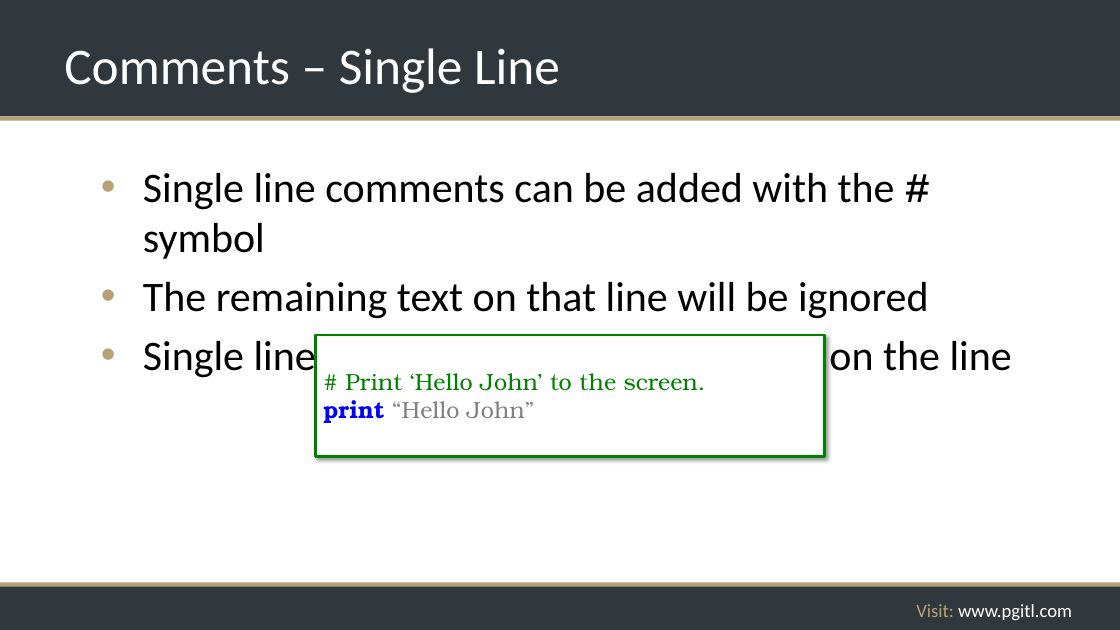
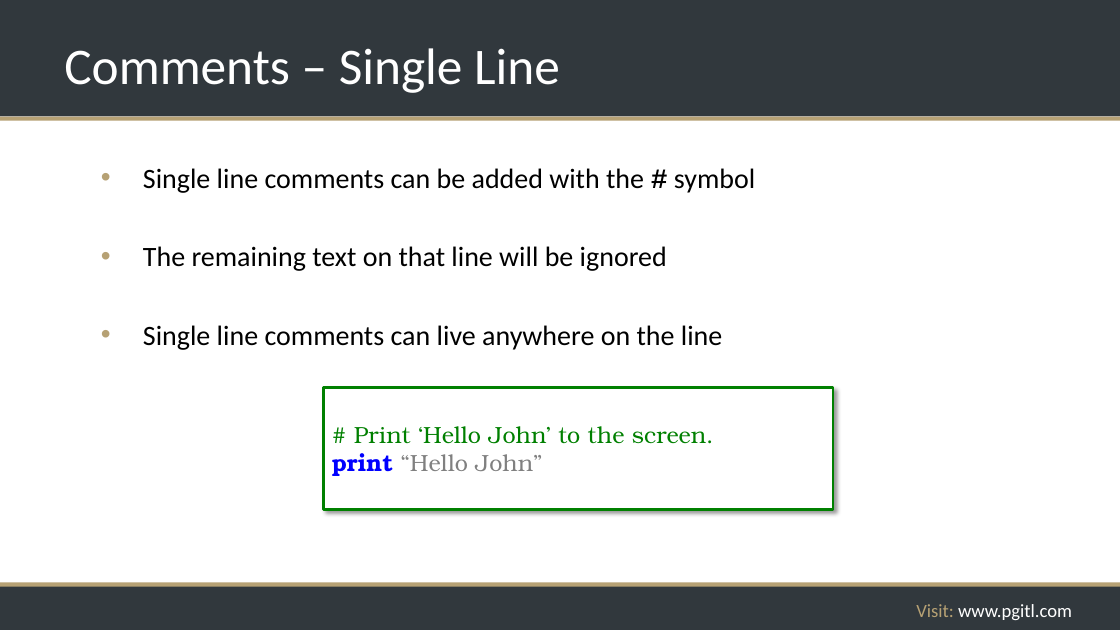
Before and after one commit to rikkouri/project-a, a slide deck: slide 34 of Programming Foundations.pptx. Drawn at 1120x630 pixels with LibreOffice and Linux fonts; fonts in the diff are those of the drawing; background and template pictures are left out. Boxes give left, top, right and bottom in pixels: in the first picture for what was removed or moved away, otherwise in the second. Text is boxed around its words. In the diff, an @@ line names an element or a change of style, - is before the commit and + after.

```diff
--- a/Programming Foundations.pptx
+++ b/Programming Foundations.pptx
@@ text "Single line comments can be ..." at [143,168,755,350]: size 36 to 24 pt; less space between paragraphs @@
@@ rectangle "# Print ‘Hello John’ to ...": place and size @@
-rectangle "# Print ‘Hello John’ to ..." at [315,335,824,457]
+rectangle "# Print ‘Hello John’ to ..." at [323,388,833,510]
```
Also in this commit, not shown: 147 other slides changed, 1 other file.
